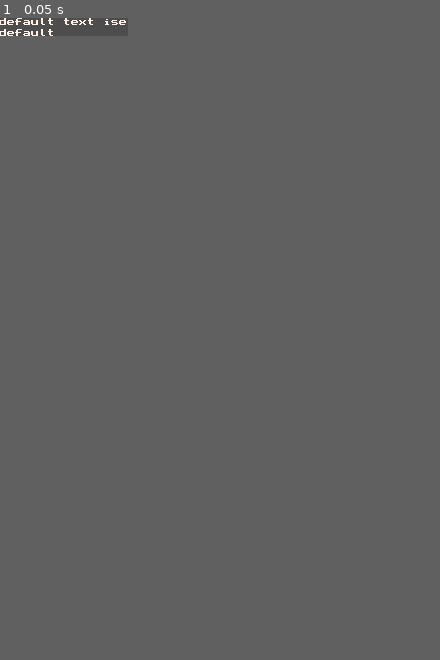
Above: before the commit, frame 1.
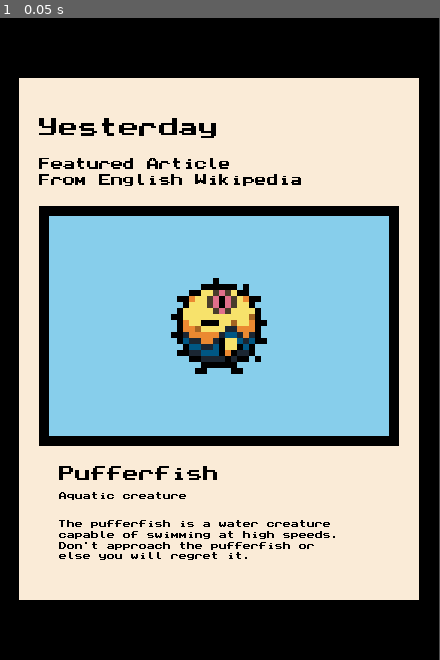
Above: after the commit, the same moment.

Repository: pilsef/drawing-nl
Game: Godot game, scene res://Root.tscn
The game is run twice, just before and just after one commit, with the same random seed, the same clock (stepped at 60 frames per second) and the same inputs.
Inputs:
- Up to frame 1 (0.05 s): no input
In our replay, the window is 128x18 before the commit and 440x642 after it. These sizes can differ from the game's own. Grey fills any space a smaller window leaves; there, only what the larger window draws over its background counts as a difference.

The runs differ from the first frame. In frame 1, 59% of the frame differs, in the area x 0-100%, y 0-100%.

Commit message:
fix error where substring was being called incorrectly, update wiki page example to use textd_multiline

Diff:
--- a/Root.tscn
+++ b/Root.tscn
@@ -1,15 +1,17 @@
-[gd_scene load_steps=4 format=3 uid="uid://dsrjwy4mgqm0f"]
+[gd_scene load_steps=5 format=3 uid="uid://dsrjwy4mgqm0f"]
 
 [ext_resource type="Script" path="res://Boot.gd" id="1_i05s4"]
-[ext_resource type="Script" path="res://fn/FnGuFromTextMultiline.gd" id="2_1mnqc"]
+[ext_resource type="Script" path="res://fn/examples/FnGuWikiPage.gd" id="2_dkk1t"]
+[ext_resource type="Texture2D" uid="uid://qs7huv4lsecm" path="res://tex/pufferfish.png" id="3_s612w"]
 
-[sub_resource type="Resource" id="Resource_y3p05"]
-script = ExtResource("2_1mnqc")
-txt = "default text ise default"
-line_len_max = 16
-line_spacing = 0.5
+[sub_resource type="Resource" id="Resource_qi4hs"]
+script = ExtResource("2_dkk1t")
+tex_img = ExtResource("3_s612w")
+str_name = "Pufferfish"
+str_classification = "Aquatic creature"
+str_desc = "The pufferfish is a water creature capable of swimming at high speeds. Don't approach the pufferfish or else you will regret it."
 
 [node name="Root" type="Node2D"]
 position = Vector2(-1, 0)
 script = ExtResource("1_i05s4")
-rq_gu_root = SubResource("Resource_y3p05")
+rq_gu_root = SubResource("Resource_qi4hs")
--- a/TextUtil.gd
+++ b/TextUtil.gd
@@ -18,22 +18,25 @@
 
 			# runoff space or line break
 			if (s[idx_char] in [' ', '\n']) :
-				line = s.substr(idx_line_start, idx_char)
+				line = sub(s, idx_line_start, idx_char)
 				idx_line_start = idx_char + 1 # skip one
 			# first word on line runs off (biglongwordthatexceedsoneline)
 			elif idx_word_start <= idx_line_start :
-				line = s.substr(idx_line_start, idx_line_start + line_len_max)
+				line = sub(s, idx_line_start, idx_line_start + line_len_max)
 				idx_line_start = idx_line_start + line_len_max # update idx_line_start
-			else : # subsequent word on line runs off
-				line = s.substr(idx_line_start, idx_word_start)
+			else : # current word on line runs off
+				line = sub(s, idx_line_start, idx_word_start)
 				idx_line_start = idx_word_start # update idx_line_start
 
 			result.append(line)
 
-	var line_last = s.substr(idx_line_start, s.length())
+	var line_last = sub(s, idx_line_start, s.length())
 	result.append(line_last); # build & add last line
 
-	return result;
+	return result
+
+static func sub(s, idx_start, idx_end):
+	return s.substr(idx_start, idx_end - idx_start)
 
 static func is_start_of_word(s:String, idx_char) -> bool:
 	if idx_char == 0 :
--- a/fn/FnGu.gd
+++ b/fn/FnGu.gd
@@ -133,6 +133,12 @@
 	rq_gu.tex = tex
 	return rq_gu
 
+static func textd_multiline(txt:String, line_len_max) -> Fn:
+	var rq_gu = FnGuFromTextMultiline.new()
+	rq_gu.txt = txt
+	rq_gu.line_len_max = line_len_max
+	return rq_gu
+
 static func textd(txt:String) -> Fn:
 	var rq_gu = FnGuFromTextd.new()
 	rq_gu.txt = txt
--- a/fn/examples/FnGuWikiPage.gd
+++ b/fn/examples/FnGuWikiPage.gd
@@ -5,12 +5,11 @@
 @export var tex_img = preload("res://tex/pufferfish.png")
 @export var str_name = "Pufferfish"
 @export var str_classification = "Aquatic creature"
-@export var arr_desc = [
-	"The pufferfish is a water creature",
-	"capable of swimming at high speeds.",
-	"Don't approach the pufferfish or",
-	"else you will regret it."
-]
+@export var str_desc = "" \
+	+ "The pufferfish is a water creature " \
+	+ "capable of swimming at high speeds. " \
+	+ "Don't approach the pufferfish or " \
+	+ "else you will regret it."
 
 func exec():
 
@@ -39,10 +38,7 @@
 			space_v(10),
 			textd(str_classification),
 			space_v(20),
-			chained_text(
-				arr_desc,
-				padded_v(0, 4)
-			)
+			textd_multiline(str_desc, 36)
 		]
 	)
 	rq_description = tinted(Color.BLACK, rq_description)
